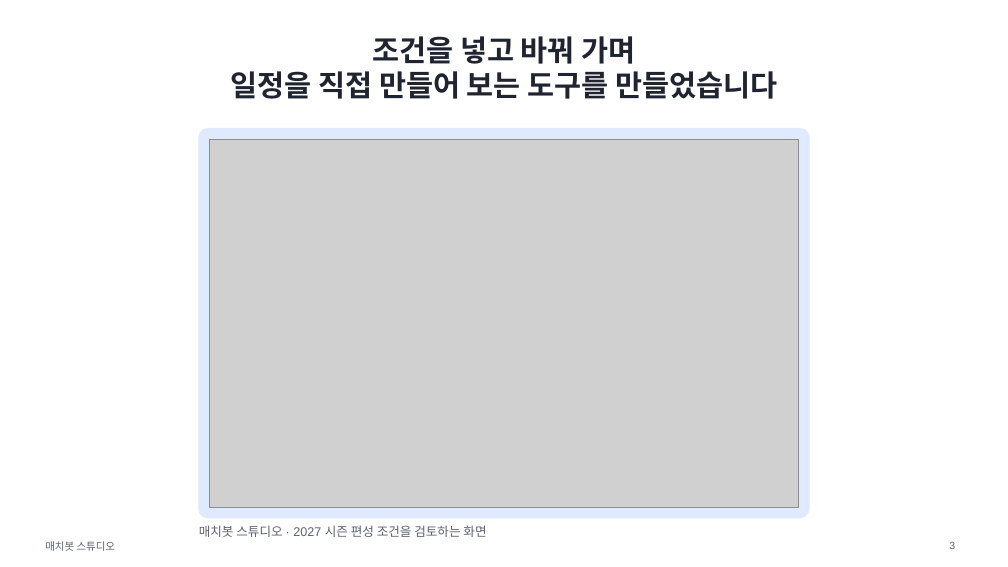
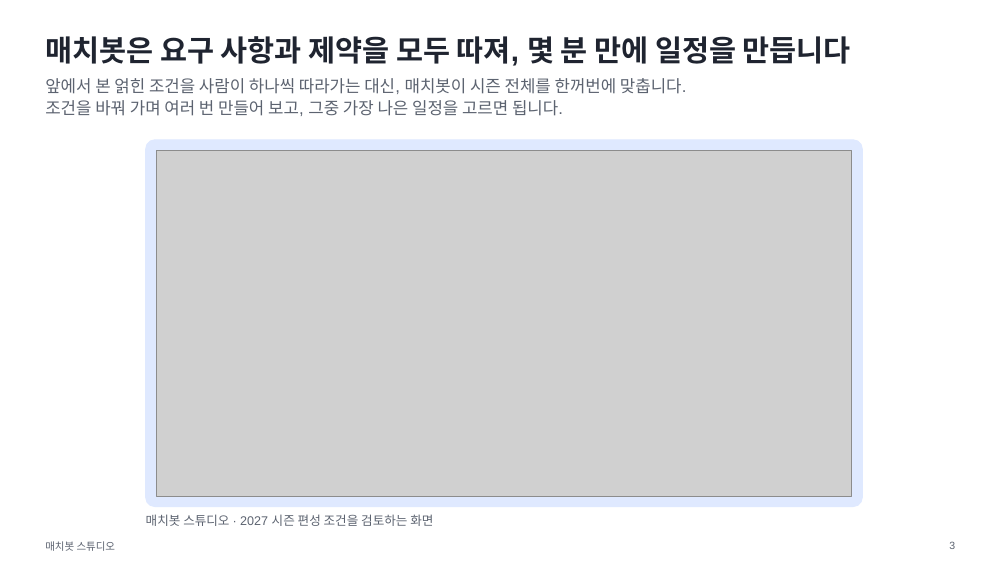
Before and after one commit to drimdrim2002/kbo-scheduler, a slide deck: slide 3 of docs/deck/matchbot-talk.pptx. Drawn at 1008x567 pixels with LibreOffice and Linux fonts; fonts in the diff are those of the drawing; grey boxes stand for pictures. Boxes give left, top, right and bottom in pixels: in the first picture for what was removed or moved away, otherwise in the second. Text is boxed around its words. In the diff, an @@ line names an element or a change of style, - is before the commit and + after.

```diff
--- a/docs/deck/matchbot-talk.pptx
+++ b/docs/deck/matchbot-talk.pptx
@@ title at (x1=45, y1=36, x2=851, y2=66): text changed @@
-조건을 넣고 바꿔 가며
-일정을 직접 만들어 보는 도구를 만들었습니다
+매치봇은 요구 사항과 제약을 모두 따져, 몇 분 만에 일정을 만듭니다
@@ text added at (x1=45, y1=78, x2=686, y2=116), 16 pt, text #5C6370 @@
+앞에서 본 얽힌 조건을 사람이 하나씩 따라가는 대신, 매치봇이 시즌 전체를 한꺼번에 맞춥니다.
+조건을 바꿔 가며 여러 번 만들어 보고, 그중 가장 나은 일정을 고르면 됩니다.
@@ rounded rectangle resized from (x1=199, y1=129, x2=809, y2=518) to (x1=146, y1=140, x2=863, y2=507) @@
@@ rounded rectangle at (x1=146, y1=140, x2=863, y2=507): proportions changed @@
@@ picture resized from (x1=209, y1=139, x2=799, y2=507) to (x1=157, y1=150, x2=852, y2=496) @@
@@ text "매치봇 스튜디오 · 2027 시즌 ..." moved from (x1=199, y1=525, x2=486, y2=537) to (x1=146, y1=514, x2=433, y2=526) @@
```
Also in this commit, not shown: 7 other slides changed, 4 slides added, 6 slides removed, 9 other files.
